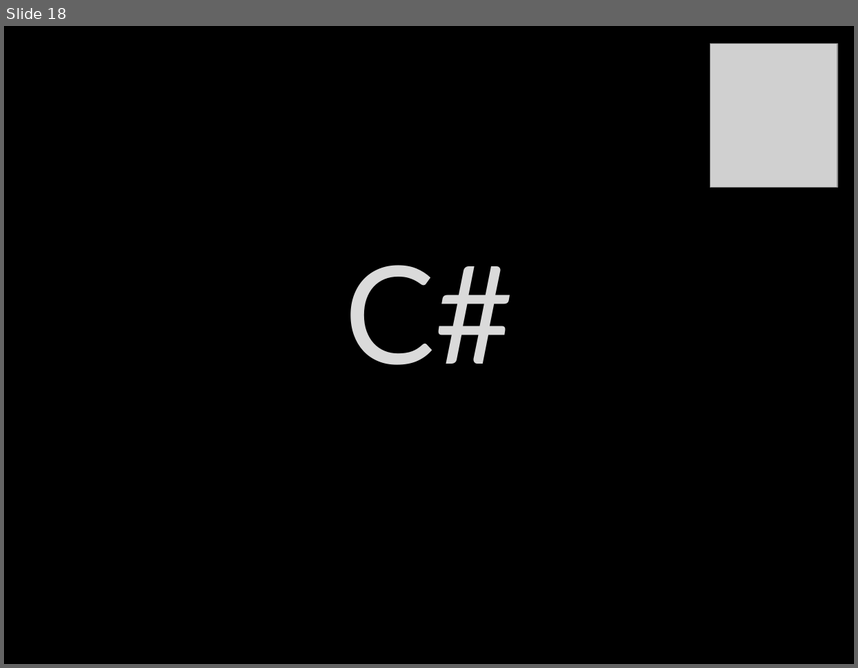
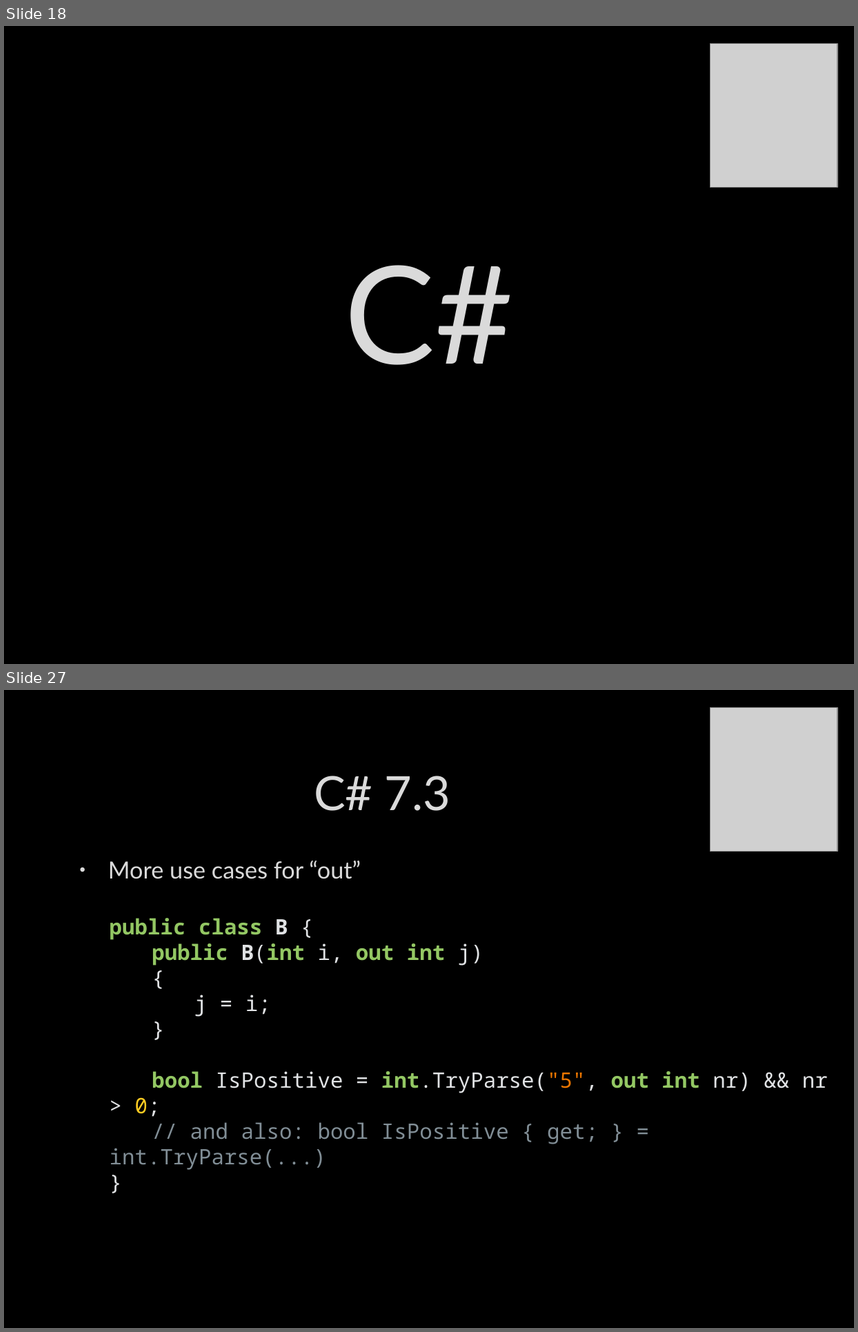
Before and after one commit to itenium-be/CSharp-JavaScript-New-Features, a slide deck: Slides.pptx. Shown one above the other, each under a label of ours: slide 18 before the commit, slides 18 and 27 after it; the slides between them are not shown. The pictures are 858x668 and 858x1332 pixels, drawn with LibreOffice and Linux fonts; fonts in the diff are those of the drawing; grey boxes stand for pictures; background and template pictures are left out. Boxes give left, top, right and bottom in pixels: in the first picture for what was removed or moved away, otherwise in the second. Text is boxed around its words. In the diff, an @@ line names an element or a change of style, - is before the commit and + after.

```diff
--- a/Slides.pptx
+++ b/Slides.pptx
@@ slide 27 added at (4,690,854,1328), background picture (left out) @@
@@ picture added at (711,708,838,851) @@
@@ title added at (314,776,450,811), 40 pt, text #DADADA @@
+C# 7.3
@@ text added at (108,860,361,879), 20 pt, text #DADADA @@
+• More use cases for “out”
@@ text added at (110,918,828,1144), 18 pt, text #818E96 @@
+public class B {
+public B(int i, out int j)
+{
+j = i;
+}
+bool IsPositive = int.TryParse("5", out int nr) && nr > 0;
+// and also: bool IsPositive { get; } = int.TryParse(...)
+}
```
Also in this commit, not shown: 2 slides changed, 15 other slides added, 2 slides removed, 4 other files.
